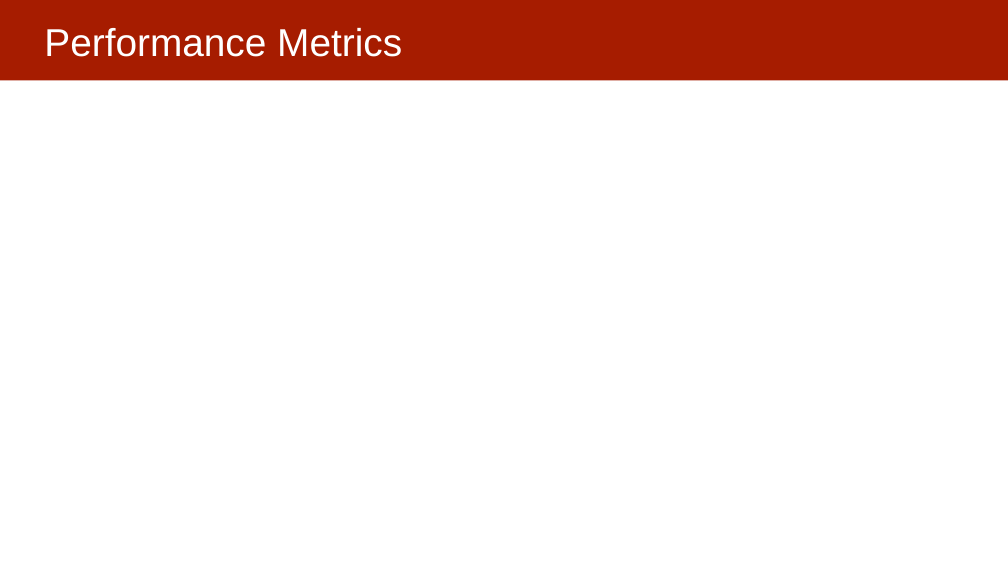
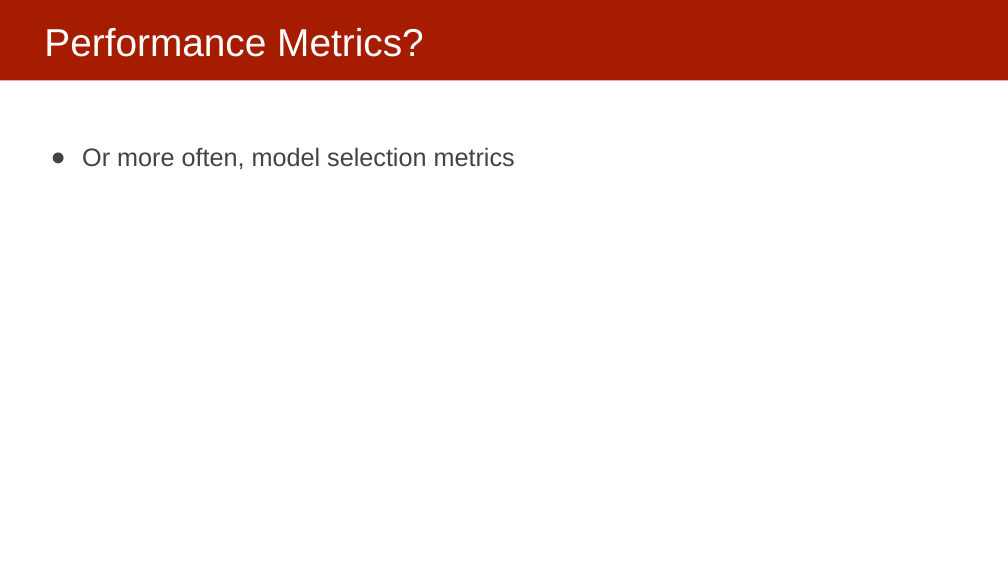
Before and after one commit to dssg/MLinPractice, a slide deck: slide 17 of Lectures/Lecture6-EvaluationMetrics.pptx (slide 16 before the commit). Drawn at 1008x567 pixels with LibreOffice and Linux fonts; fonts in the diff are those of the drawing. Boxes give left, top, right and bottom in pixels: in the first picture for what was removed or moved away, otherwise in the second. Text is boxed around its words. In the diff, an @@ line names an element or a change of style, - is before the commit and + after.

```diff
--- a/Lectures/Lecture6-EvaluationMetrics.pptx
+++ b/Lectures/Lecture6-EvaluationMetrics.pptx
@@ title at (44,28,424,57): text changed @@
-Performance Metrics
+Performance Metrics?
@@ text added at (82,147,515,170), 24 pt, text #434343 @@
+● Or more often, model selection metrics
```
Also in this commit, not shown: 6 other slides changed, 4 slides added, 3 slides removed, 2 other files.
